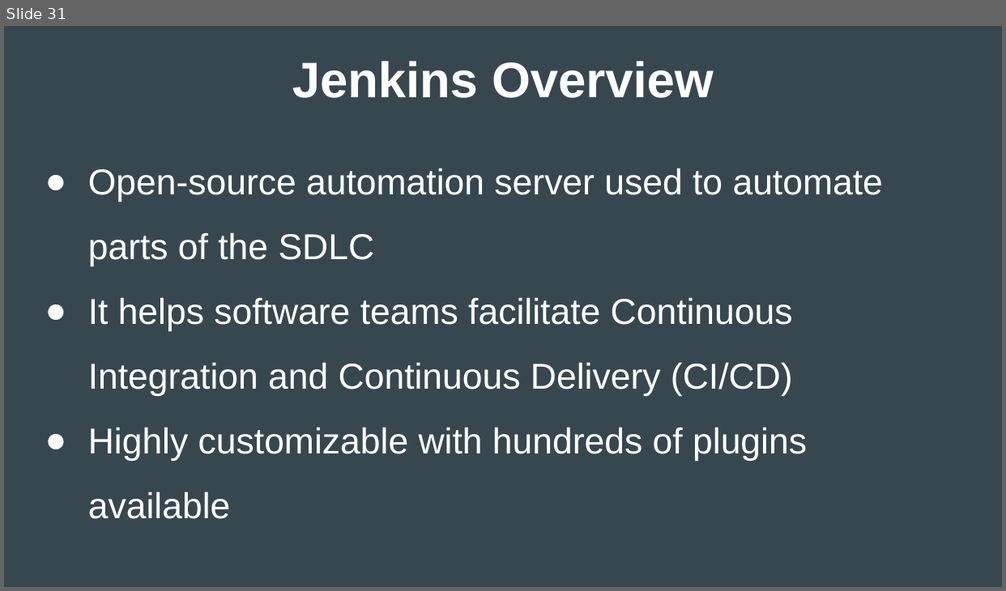
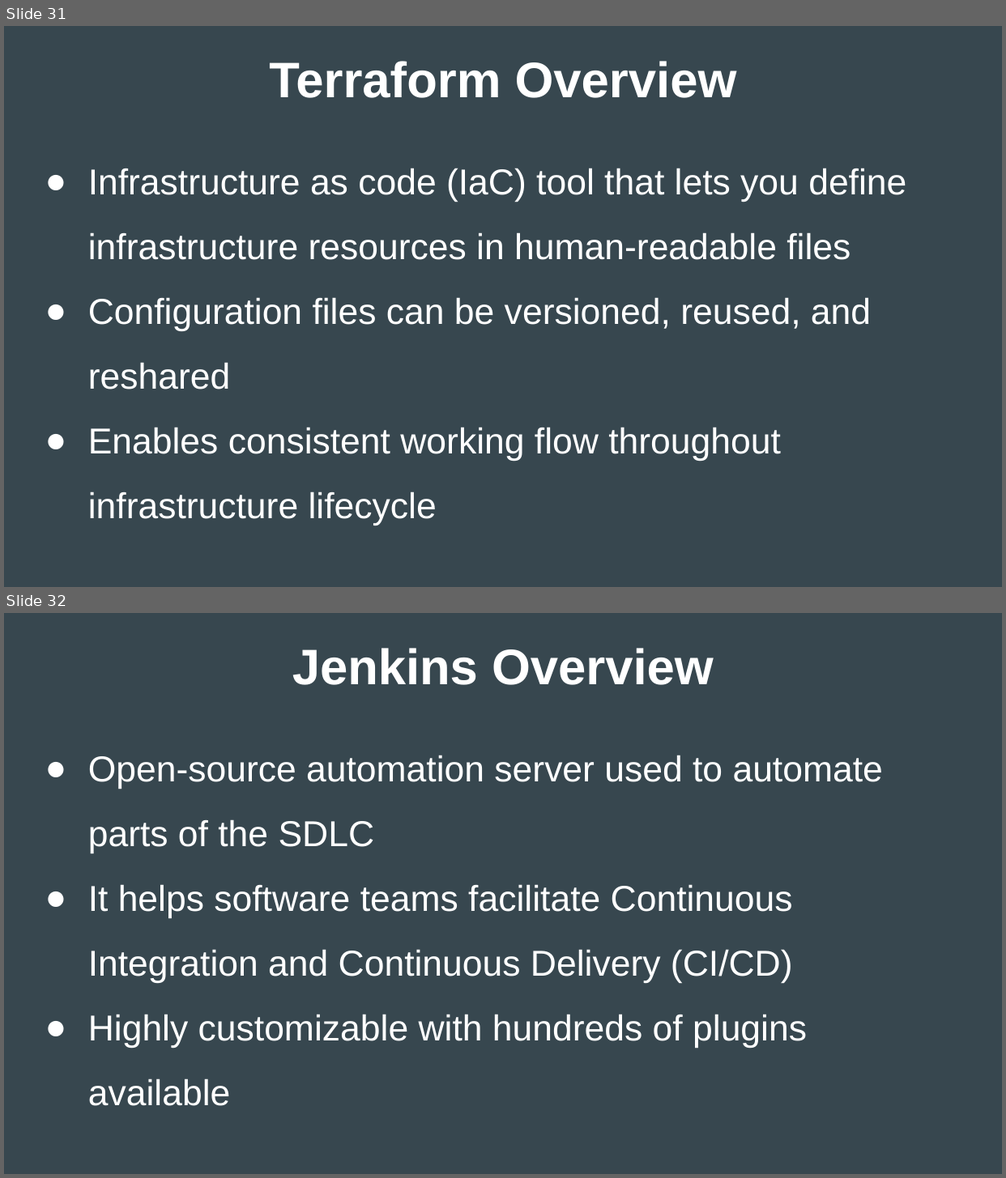
Before and after one commit to jdw0069/presentationDemo, a slide deck: powerpoint/Auburn Presentation.pptx. Shown one above the other, each under a label of ours: slide 31 before the commit, slides 31 and 32 after it. The pictures are 1006x591 and 1006x1178 pixels, drawn with LibreOffice and Linux fonts; fonts in the diff are those of the drawing. Boxes give left, top, right and bottom in pixels: in the first picture for what was removed or moved away, otherwise in the second. Text is boxed around its words. In the diff, an @@ line names an element or a change of style, - is before the commit and + after.

```diff
--- a/powerpoint/Auburn Presentation.pptx
+++ b/powerpoint/Auburn Presentation.pptx
@@ slide 31 added at [4, 26, 1002, 587], background #37474F @@
@@ text added at [269, 61, 737, 98], 36 pt, text #FFFFFF, bold @@
+Terraform Overview
@@ text added at [88, 168, 906, 526], 26 pt, text #FFFFFF @@
+● Infrastructure as code (IaC) tool that lets you define infrastructure resources in human-readable files
+● Configuration files can be versioned, reused, and reshared
+● Enables consistent working flow throughout infrastructure lifecycle
@@ what was slide 31 is now slide 32 @@
```
Also in this commit, not shown: 1 slide changed.
